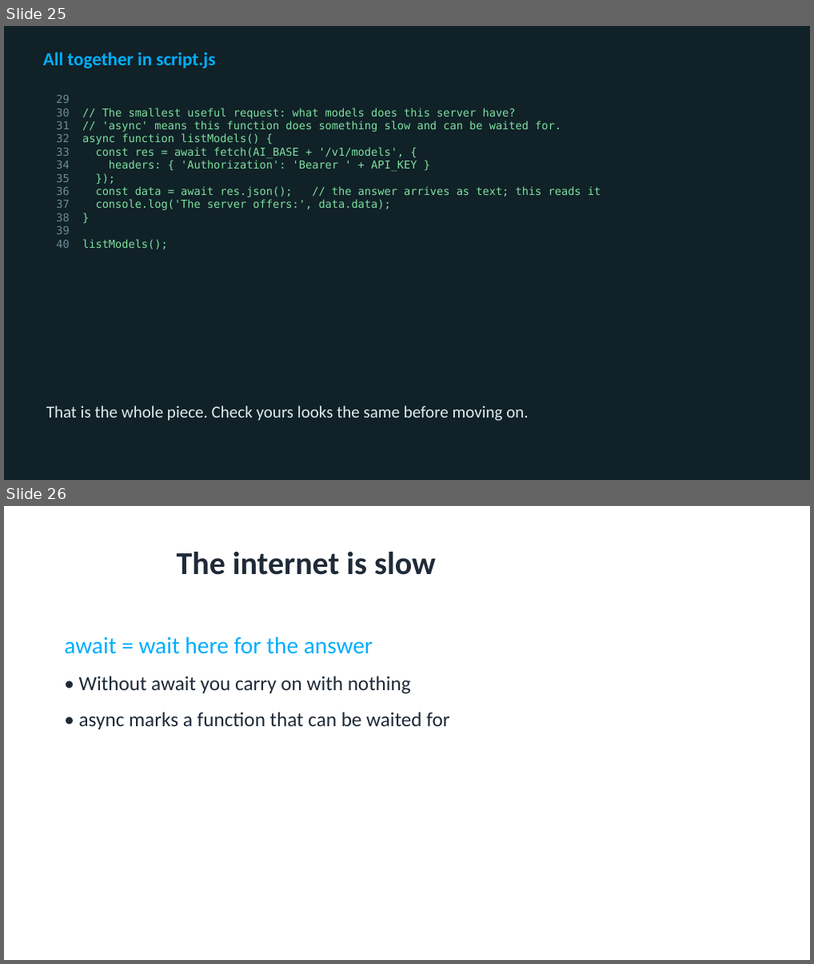
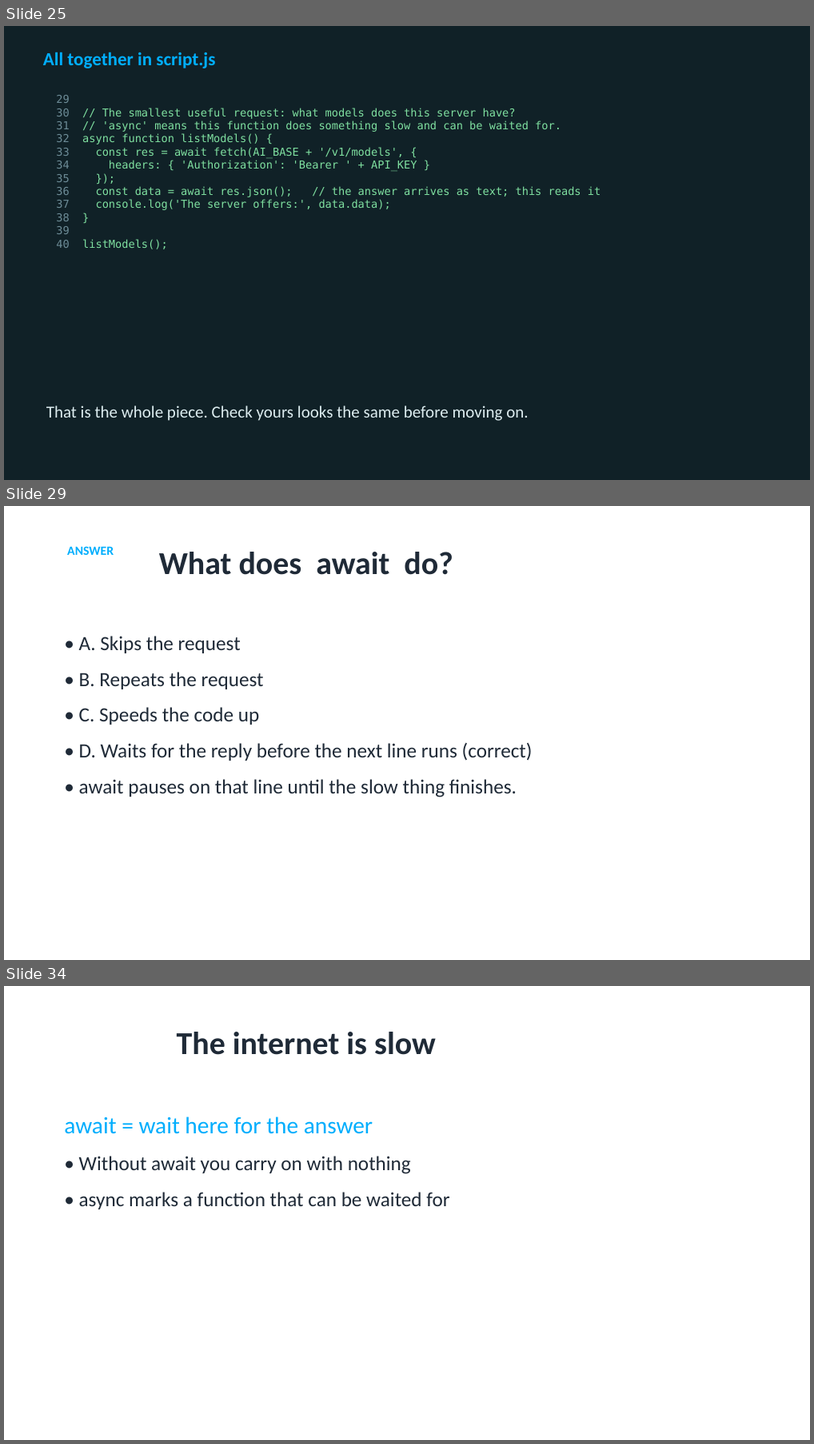
Before and after one commit to utgapps/utgapps.github.io, a slide deck: ai101/slides/week-03.pptx. Shown one above the other, each under a label of ours: slides 25 and 26 before the commit, slides 25, 29 and 34 after it; the slides between them are not shown. The pictures are 814x964 and 814x1444 pixels, drawn with LibreOffice and Linux fonts; fonts in the diff are those of the drawing. Boxes give left, top, right and bottom in pixels: in the first picture for what was removed or moved away, otherwise in the second. Text is boxed around its words. In the diff, an @@ line names an element or a change of style, - is before the commit and + after.

```diff
--- a/ai101/slides/week-03.pptx
+++ b/ai101/slides/week-03.pptx
@@ slide 29 added at (x1=4, y1=506, x2=810, y2=960), background #FFFFFF @@
@@ text added at (x1=67, y1=546, x2=114, y2=555), 15 pt, text #01AEFD, bold @@
+ANSWER
@@ title added at (x1=159, y1=552, x2=453, y2=575), 38 pt, text #1F2A37, bold @@
+What does await do?
@@ text added at (x1=79, y1=636, x2=533, y2=797), 24 pt, text #1F2A37 @@
+• A. Skips the request
+• B. Repeats the request
+• C. Speeds the code up
+• D. Waits for the reply before the next line runs (correct)
+• await pauses on that line until the slow thing finishes.
@@ what was slide 26 is now slide 34 @@
```
Also in this commit, not shown: 7 other slides added, 32 other files.
